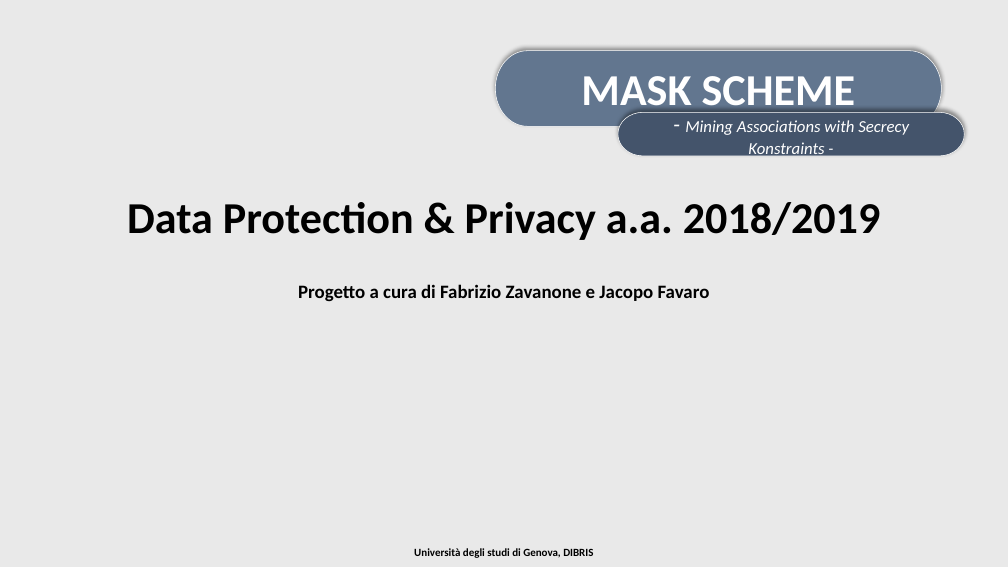
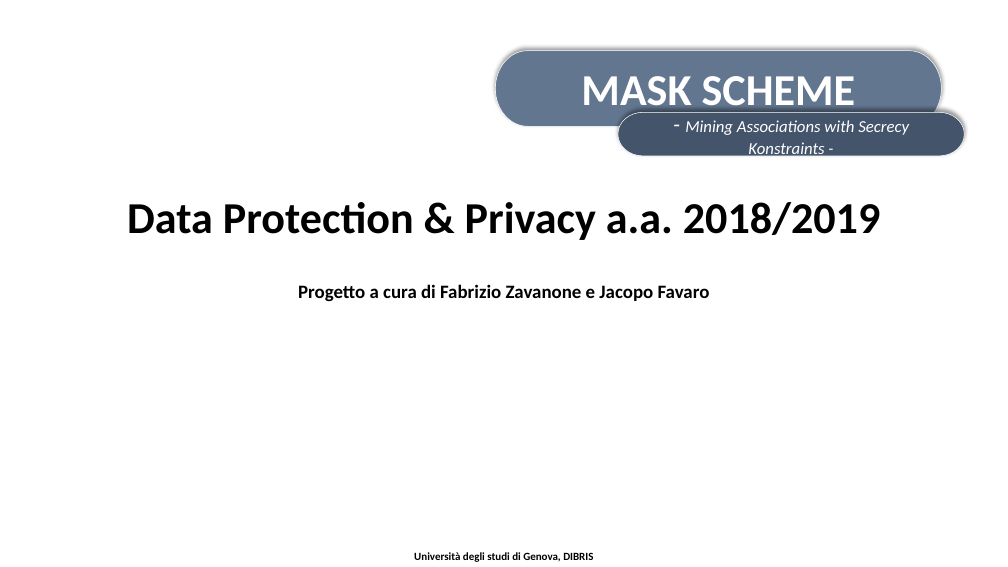
Before and after one commit to jf994/DataProtectionProject, a slide deck: slide 1 of docs/Presentazione.pptx. Drawn at 1008x567 pixels with LibreOffice and Linux fonts; fonts in the diff are those of the drawing; background and template pictures are left out. Boxes give left, top, right and bottom in pixels: in the first picture for what was removed or moved away, otherwise in the second. Text is boxed around its words. In the diff, an @@ line names an element or a change of style, - is before the commit and + after.

```diff
--- a/docs/Presentazione.pptx
+++ b/docs/Presentazione.pptx
@@ rectangle removed at (0, 0, 1008, 567) @@
@@ text "Università degli studi di Genova, ...": place and size @@
-text "Università degli studi di Genova, ..." at (414, 548, 593, 558)
+text "Università degli studi di Genova, ..." at (414, 552, 593, 562)
```
Also in this commit, not shown: 3 other slides changed, 1 slide added, 29 slides removed.
